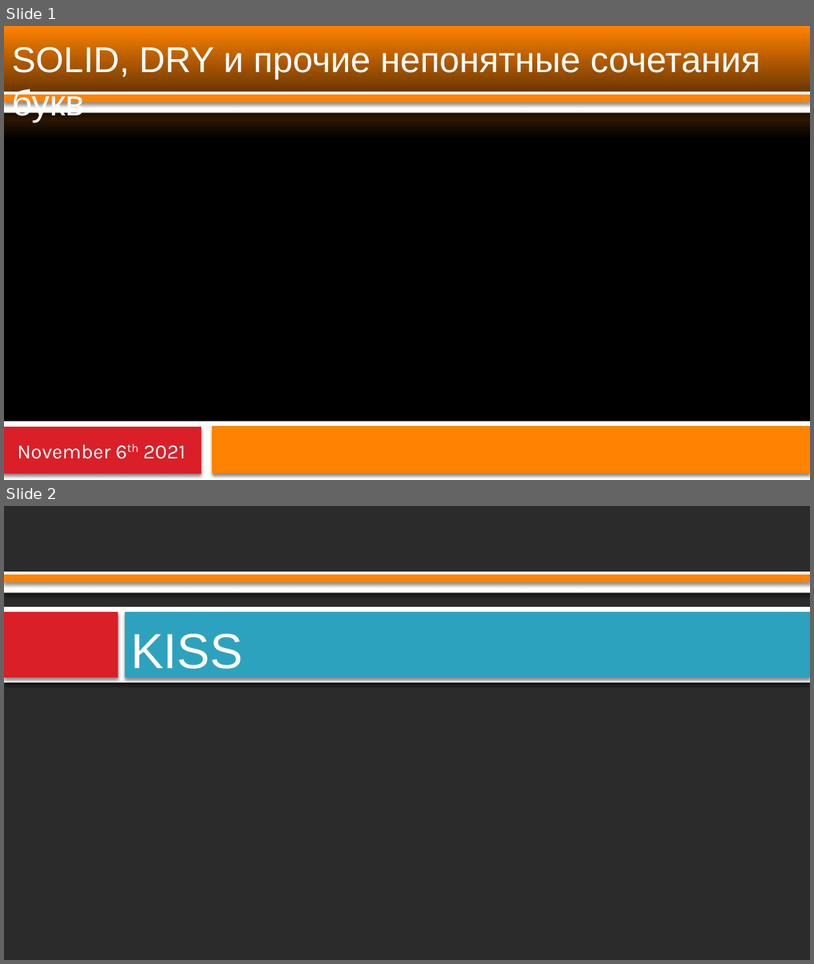
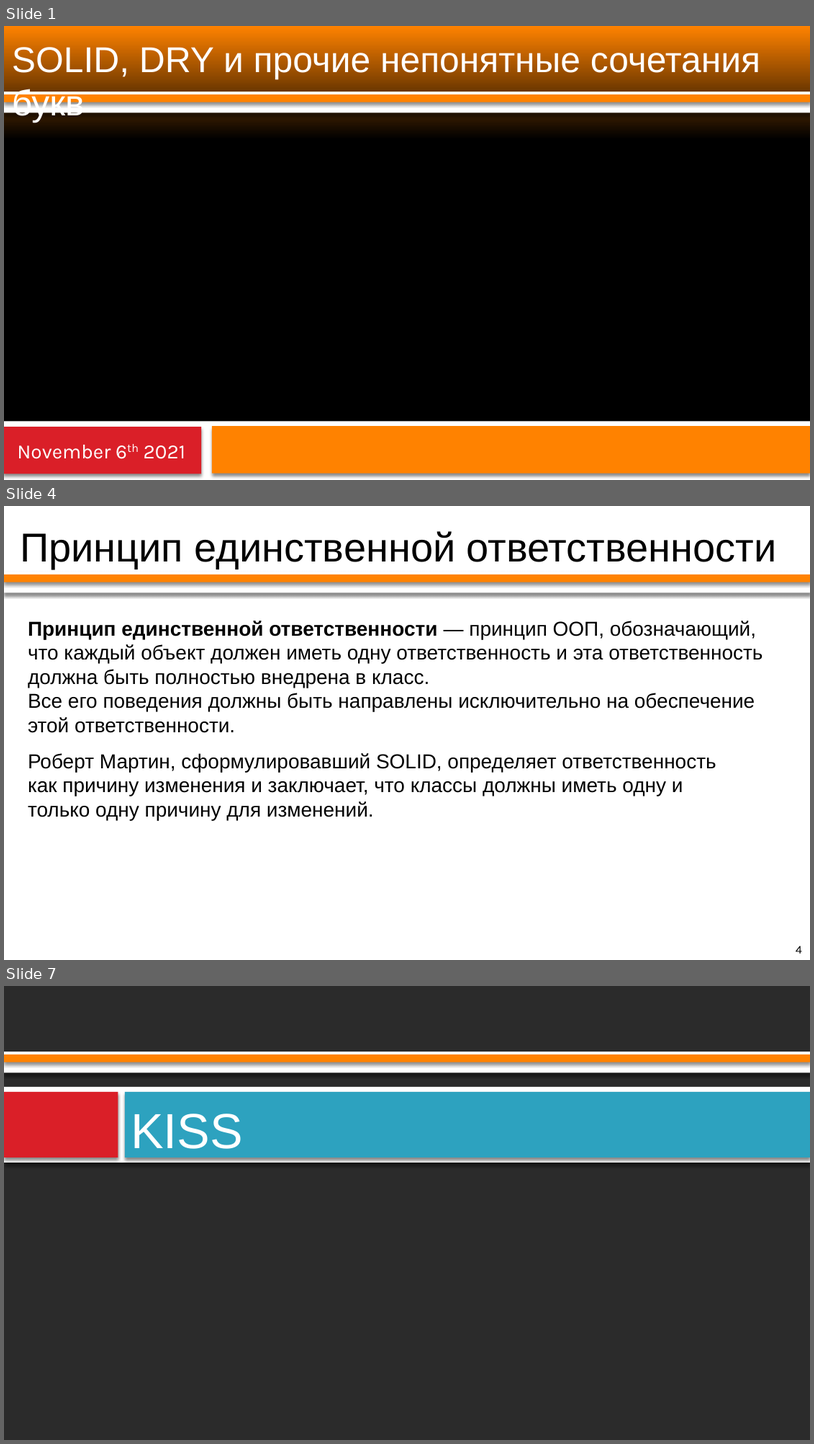
Before and after one commit to PatriotRossii/ducktalks_1, a slide deck: ACID, DRY, etc/presentation.odp. Shown one above the other, each under a label of ours: slides 1 and 2 before the commit, slides 1, 4 and 7 after it; the slides between them are not shown. The pictures are 814x964 and 814x1444 pixels, drawn with LibreOffice and Linux fonts; fonts in the diff are those of the drawing; background and template pictures are left out; a plain dark background stands for a picture behind light text. Boxes give left, top, right and bottom in pixels: in the first picture for what was removed or moved away, otherwise in the second. Text is boxed around its words. In the diff, an @@ line names an element or a change of style, - is before the commit and + after.

Commit message:
Add part of SOLID chapter

```diff
--- a/ACID, DRY, etc/presentation.odp
+++ b/ACID, DRY, etc/presentation.odp
@@ slide 4 added at box(4, 506, 810, 960), background #FFFFFF; not listed: 2 template elements that a slide beside it also shows @@
@@ title added at box(20, 531, 777, 569), 36 pt, text #000000 @@
+Принцип единственной ответственности
@@ text added at box(28, 620, 763, 733), 18 pt, text #000000 @@
+Принцип единственной ответственности — принцип ООП, обозначающий, что каждый объект должен иметь одну ответственность и эта ответственность должна быть полностью внедрена в класс.
+Все его поведения должны быть направлены исключительно на обеспечение этой ответственности.
@@ text added at box(28, 753, 716, 820), 18 pt, text #000000 @@
+Роберт Мартин, сформулировавший SOLID, определяет ответственность как причину изменения и заключает, что классы должны иметь одну и только одну причину для изменений.
@@ page number added at box(796, 945, 802, 953), 10.5 pt, text #000000 @@
+4
@@ what was slide 2 is now slide 7 @@
```
Also in this commit, not shown: 2 slides changed, 4 other slides added, 1 slide removed, 1 other file.
